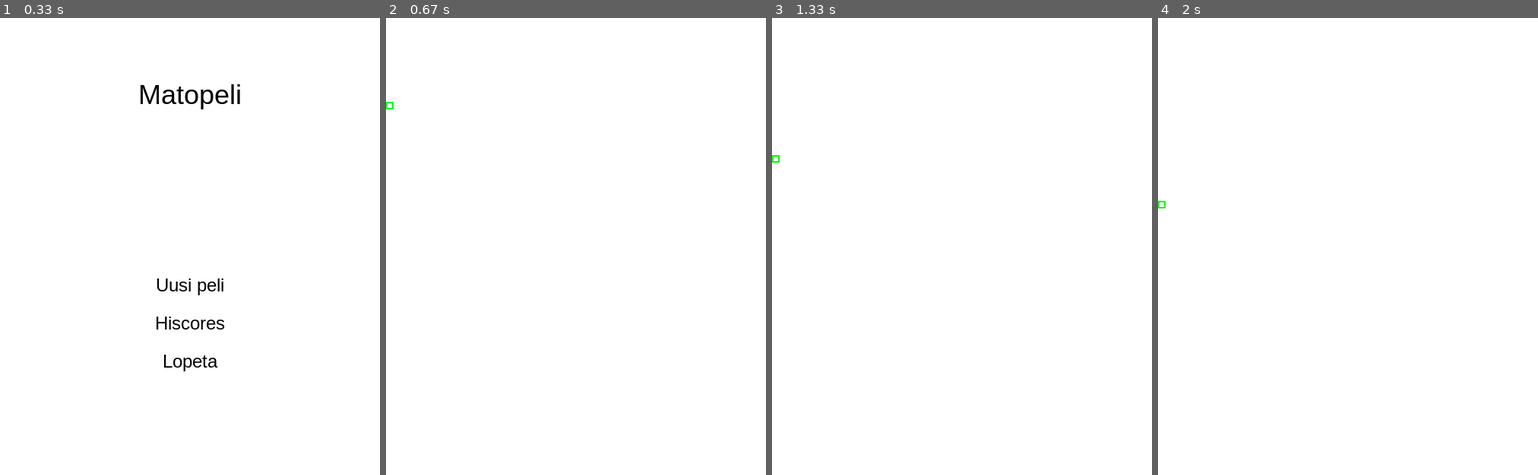
Above: before the commit, frames 1-4 (left to right).
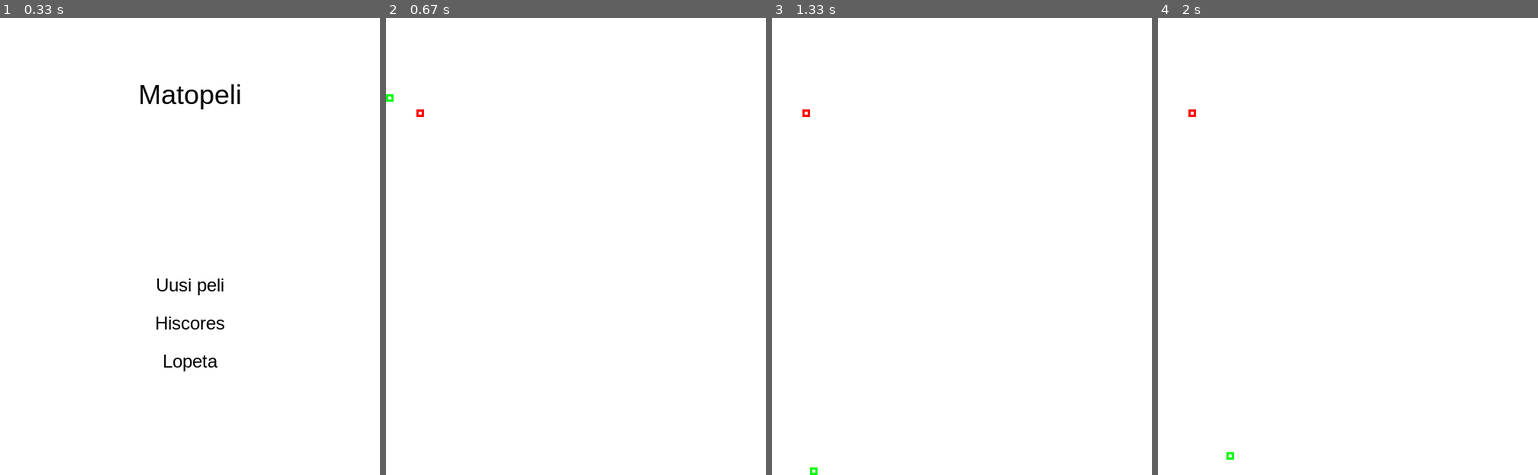
Above: after the commit, the same moments.

Repository: Jaleksi/Pygame
Game: pygame game, started from matopppp.py
The game is run twice, just before and just after one commit, with the same random seed, the same clock (stepped at 60 frames per second) and the same inputs.
Inputs (mouse positions are in pixels of both pictures, inside the frame that each line leads up to):
- Up to frame 1 (0.33 s): no input
- Up to frame 2 (0.67 s): click "Uusi peli" at 0.43 s
- Up to frame 3 (1.33 s): hold Right 0.67-1.13 s; move the mouse to (1083, 232) at 0.7 s; hold Up from 1.17 s (still down)
- Up to frame 4 (2 s): release Up at 1.47 s; hold Right 1.5-1.97 s

Frame 1 is identical in both runs. In frame 2, less than 0.1% of the frame differs, in the area x 0-10%, y 16-22%; in frame 3, less than 0.1%; in frame 4, less than 0.1%.

Commit message:
matopeli, kesken

Diff:
--- a/matopppp.py
+++ b/matopppp.py
@@ -1,5 +1,5 @@
 import pygame
-from random import randint
+from random import choice
 
 
 pygame.init()
@@ -11,18 +11,31 @@
 gameon = False
 
 def inbut():
+    global gameon
     for event in pygame.event.get():
         if(event.type == pygame.QUIT):
             pygame.quit()
             exit()
         if(event.type == pygame.MOUSEBUTTONDOWN):
             for valinta in valinnat:
-                if(valinta.valittu == True and valinta.msg == "Uusi peli"):
+                if(valinta.valittu and valinta.msg == "Uusi peli"):
                     gameon = True
                     peli()
-        if(event.type == pygame.KEYDOWN):
-            if(event.key == pygame.K_LEFT):
-                pass
+        if(gameon):
+            if(event.type == pygame.KEYDOWN):
+                if(event.key == pygame.K_LEFT):
+                    mato.xnopeus = -10
+                    mato.ynopeus = 0
+                if(event.key == pygame.K_RIGHT):
+                    mato.xnopeus = 10
+                    mato.ynopeus = 0
+                if(event.key == pygame.K_UP):
+                    mato.ynopeus = -10
+                    mato.xnopeus = 0
+                if(event.key == pygame.K_DOWN):
+                    mato.ynopeus = 10
+                    mato.xnopeus = 0
+
 
 class Teksti:
     def __init__(self, msg, koko, x, y, vari):
@@ -70,40 +83,71 @@
 class Mato:
     def __init__(self, x, y):
         self.xnopeus = 0
-        self.ynopeus = 10
+        self.ynopeus = 0
         self.kokomato = []
         self.paa = pygame.Rect(x, y, 10, 10)
         self.kokomato.append(self.paa)
+        self.pituus = 1
 
     def matopiirto(self):
         for osa in self.kokomato:
-            pygame.draw.rect(display, (0, 255, 0), osa, 2)
+            pygame.draw.rect(display, (0, 255, 0), osa, 3)
 
     def matoliiku(self):
         uusipaa = pygame.Rect(self.paa.x + self.xnopeus,
                               self.paa.y + self.ynopeus,
                               10, 10)
-        if(uusipaa.x > 500):
+        if(uusipaa.x > 490):
             uusipaa.x = 0
         elif(uusipaa.x < 0):
-            uusipaa.x = 500
-        if(uusipaa.y > 500):
+            uusipaa.x = 490
+        if(uusipaa.y > 590):
             uusipaa.y = 100
         elif(uusipaa.y < 100):
-            uusipaa.y = 500
+            uusipaa.y = 590
 
         self.kokomato.insert(0, uusipaa)
         self.paa = uusipaa
-        self.kokomato.pop()
+        if(len(self.kokomato) > self.pituus):
+            self.kokomato.pop()
+
+
+    def matosyo(self):
+        if(self.paa.x == omena.omppu.x and self.paa.y == omena.omppu.y):
+            tmp = choice(omenapaikat)
+            omena.omppu = pygame.Rect(tmp[0], tmp[1], 10, 10)
+            self.pituus += 1
+
+class Omena:
+    def __init__(self, sijainti):
+        self.omppu = pygame.Rect(sijainti[0], sijainti[1], 10, 10)
+
+    def omenapiirto(self):
+        pygame.draw.rect(display, (255, 0, 0), self.omppu, 3)
+
+
+omenapaikat = []
+ox = 0
+oy = 100
+for i in range(50):
+    for j in range(50):
+        omenapaikat.append([ox, oy])
+        ox += 10
+    oy += 10
+    ox = 0
+
+mato = Mato(0, 100)
+omena = Omena(choice(omenapaikat))
 
 
 def peli():
-    mato = Mato(0, 100)
     while(True):
         inbut()
         display.fill(pygame.Color("white"))
         mato.matoliiku()
+        mato.matosyo()
         mato.matopiirto()
+        omena.omenapiirto()
         clock.tick(10)
         pygame.display.update()
 
